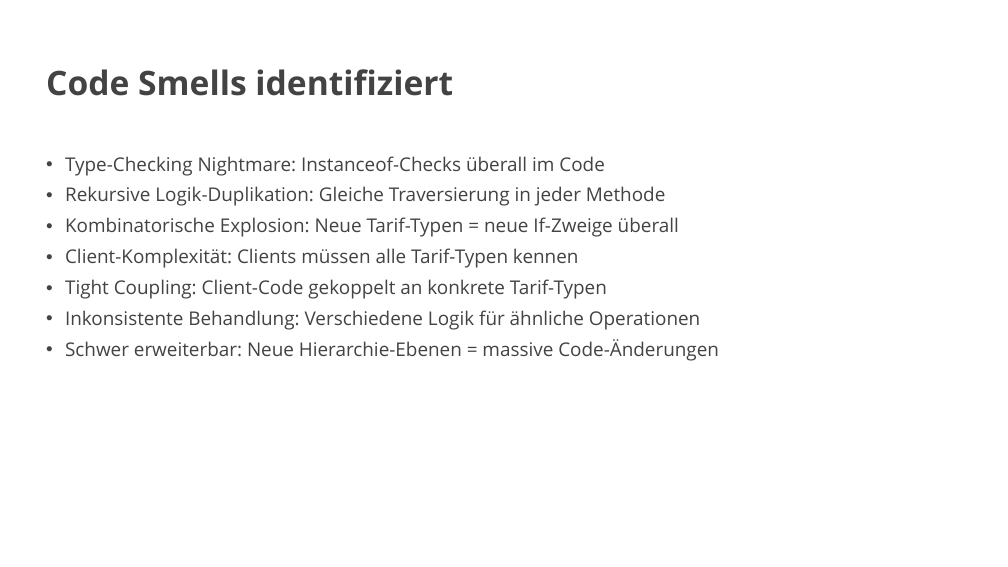
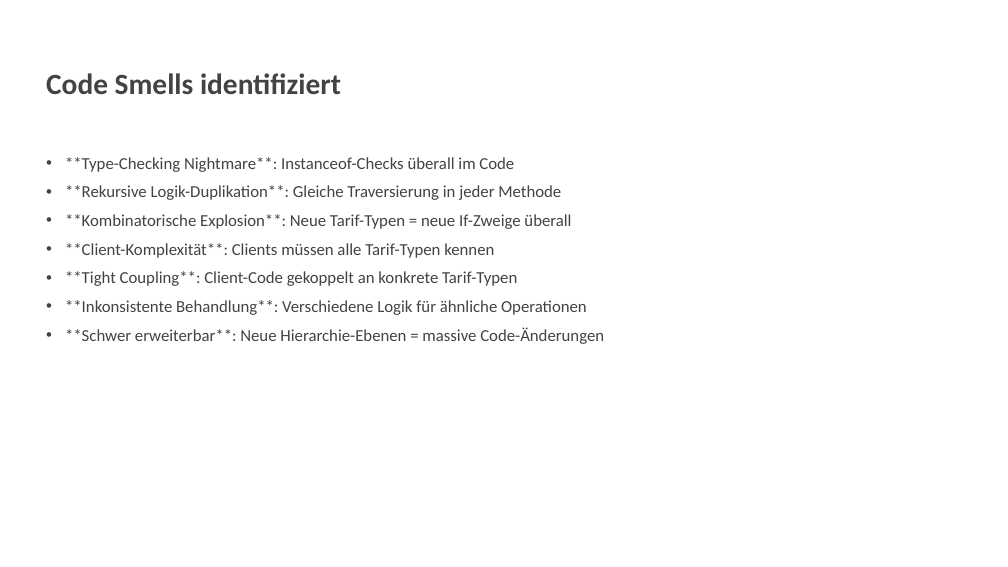
Before and after one commit to vanillacore-net/september-2025-telekom-training, a slide deck: slide 7 of presentations/powerpoint/block2-presentation.pptx. Drawn at 1008x567 pixels with LibreOffice and Linux fonts; fonts in the diff are those of the drawing; background and template pictures are left out. Boxes give left, top, right and bottom in pixels: in the first picture for what was removed or moved away, otherwise in the second. Text is boxed around its words. In the diff, an @@ line names an element or a change of style, - is before the commit and + after.

```diff
--- a/presentations/powerpoint/block2-presentation.pptx
+++ b/presentations/powerpoint/block2-presentation.pptx
@@ title "Code Smells identifiziert" at (46, 73, 341, 94): size 32 to 28 pt, font Open Sans to Calibri @@
@@ text at (65, 157, 604, 344): text changed; size 18 to 16 pt; font Open Sans to Calibri @@
-• Type-Checking Nightmare: Instanceof-Checks überall im Code
-• Rekursive Logik-Duplikation: Gleiche Traversierung in jeder Methode
-• Kombinatorische Explosion: Neue Tarif-Typen = neue If-Zweige überall
-• Client-Komplexität: Clients müssen alle Tarif-Typen kennen
-• Tight Coupling: Client-Code gekoppelt an konkrete Tarif-Typen
-• Inkonsistente Behandlung: Verschiedene Logik für ähnliche Operationen
-• Schwer erweiterbar: Neue Hierarchie-Ebenen = massive Code-Änderungen
+• **Type-Checking Nightmare**: Instanceof-Checks überall im Code
+• **Rekursive Logik-Duplikation**: Gleiche Traversierung in jeder Methode
+• **Kombinatorische Explosion**: Neue Tarif-Typen = neue If-Zweige überall
+• **Client-Komplexität**: Clients müssen alle Tarif-Typen kennen
+• **Tight Coupling**: Client-Code gekoppelt an konkrete Tarif-Typen
+• **Inkonsistente Behandlung**: Verschiedene Logik für ähnliche Operationen
+• **Schwer erweiterbar**: Neue Hierarchie-Ebenen = massive Code-Änderungen
```
Also in this commit, not shown: 12 other slides changed, 11 slides added, 11 slides removed.
